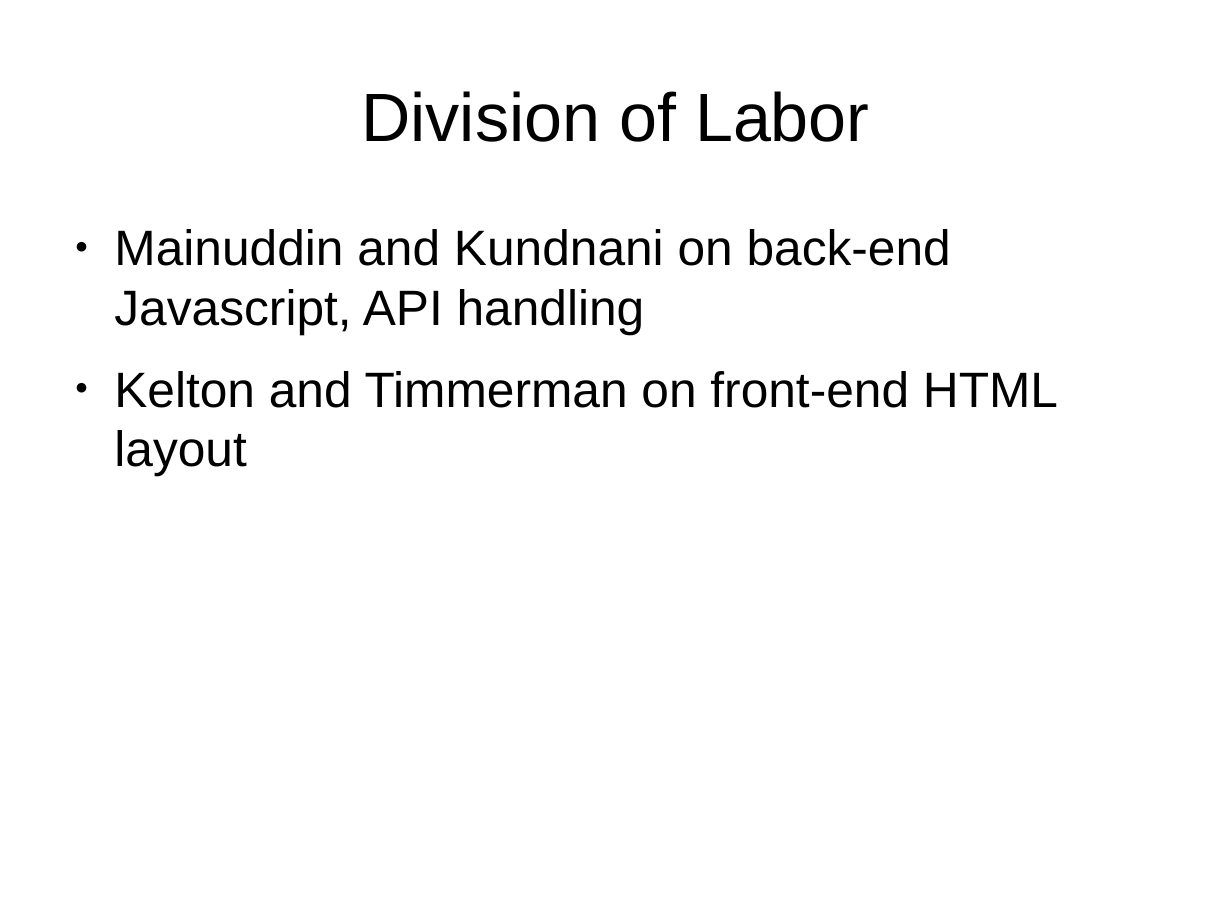
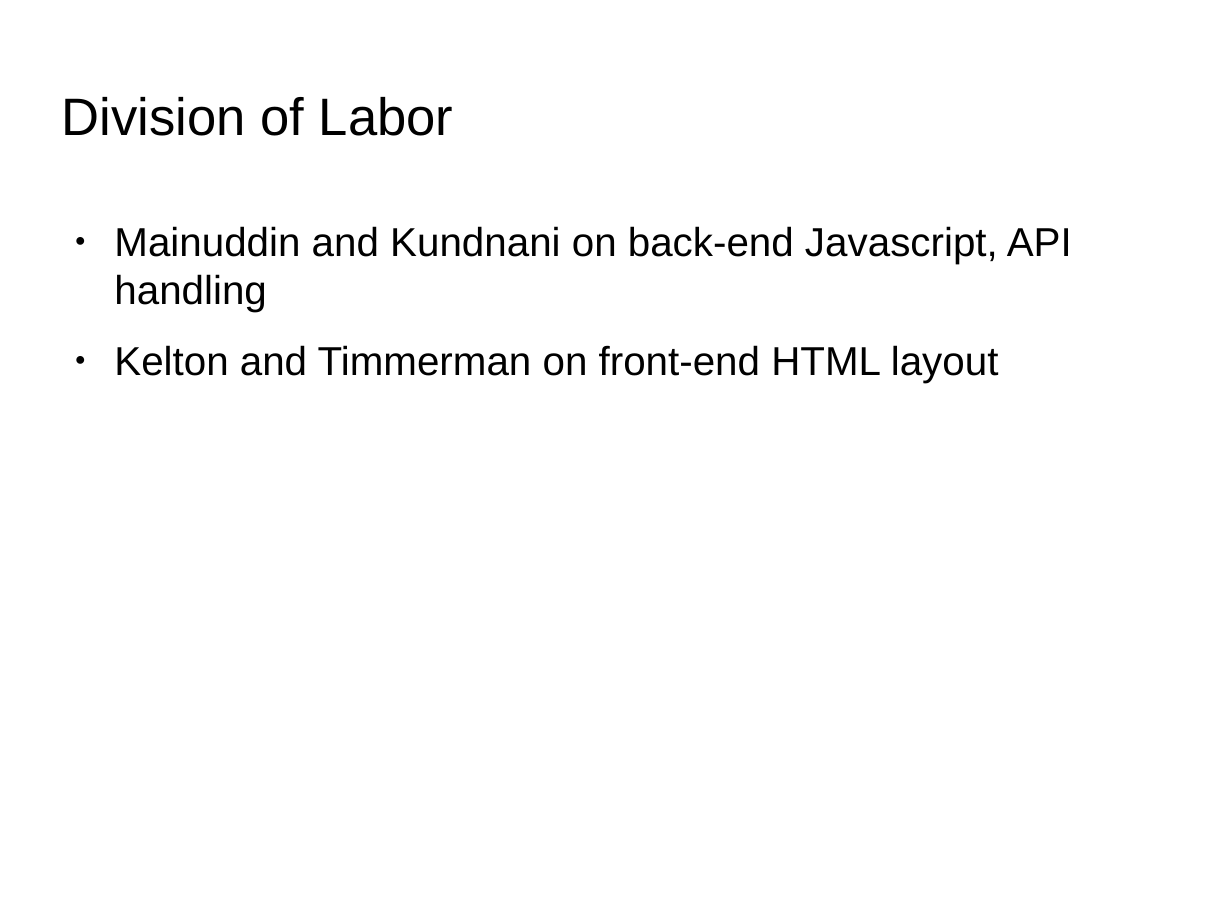
Before and after one commit to ztimmerman/kikoda_contest, a slide deck: slide 4 of presentation.odp. Drawn at 1232x924 pixels with LibreOffice and Linux fonts; fonts in the diff are those of the drawing; background and template pictures are left out. Boxes give left, top, right and bottom in pixels: in the first picture for what was removed or moved away, otherwise in the second. Text is boxed around its words. In the diff, an @@ line names an element or a change of style, - is before the commit and + after.

Commit message:
Added design to slides. Shiny!

```diff
--- a/presentation.odp
+++ b/presentation.odp
@@ title "Division of Labor": place and size @@
-title "Division of Labor" at box(361, 91, 870, 142)
+title "Division of Labor" at box(62, 97, 454, 136)
@@ title "Division of Labor" at box(62, 97, 454, 136): size 44 to 33.9 pt; alignment centre to left @@
@@ text "Mainuddin and Kundnani on back-end ..." at box(114, 226, 1072, 383): size 32 to 26 pt @@
```
Also in this commit, not shown: 7 other slides changed.
